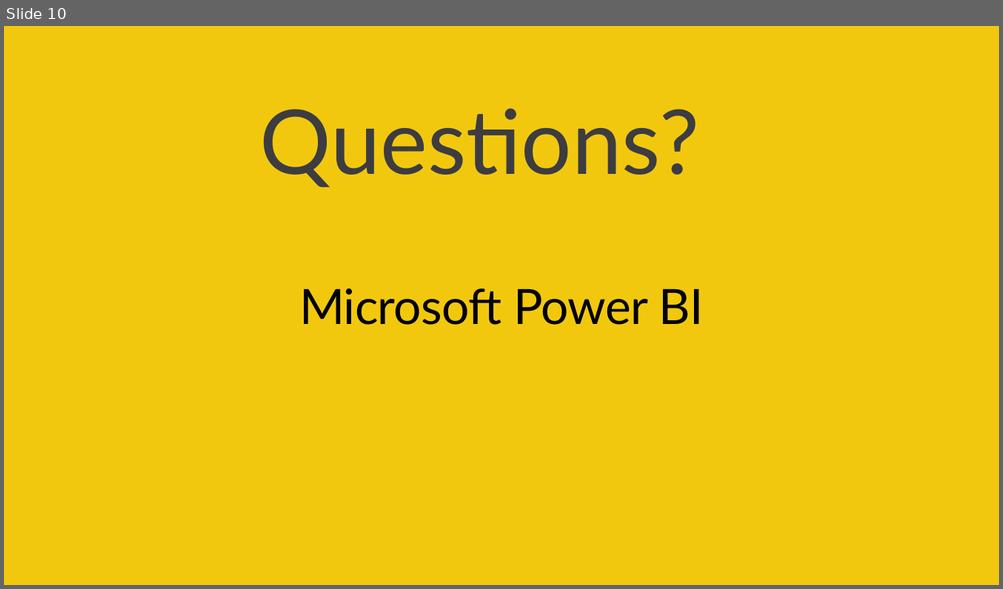
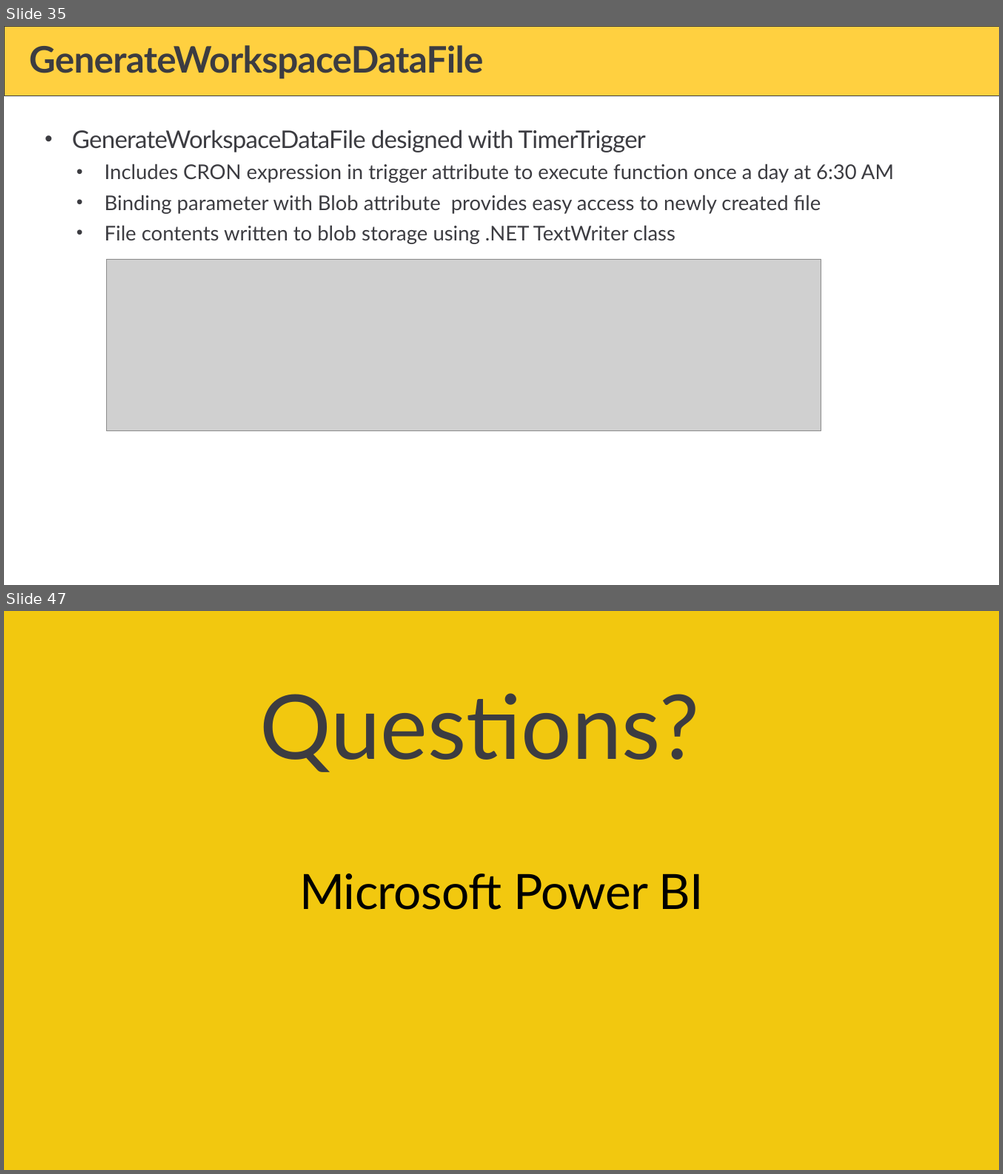
Before and after one commit to PowerBiDevCamp/Camp-Sessions, a slide deck: Session 23 - Developing for Power BI using Azure Functions.pptx. Shown one above the other, each under a label of ours: slide 10 before the commit, slides 35 and 47 after it; the slides between them are not shown. The pictures are 1003x589 and 1003x1174 pixels, drawn with LibreOffice and Linux fonts; fonts in the diff are those of the drawing; grey boxes stand for pictures; background and template pictures are left out. Boxes give left, top, right and bottom in pixels: in the first picture for what was removed or moved away, otherwise in the second. Text is boxed around its words. In the diff, an @@ line names an element or a change of style, - is before the commit and + after.

```diff
--- a/Session 23 - Developing for Power BI using Azure Functions.pptx
+++ b/Session 23 - Developing for Power BI using Azure Functions.pptx
@@ slide 35 added at (4,26,999,585), background #FFFFFF @@
@@ rectangle added at (4,26,999,96), fill #FFD040, outline #3C3C41 0.5 pt @@
@@ title added at (29,45,484,79), 36 pt, text #3C3C41, bold @@
+GenerateWorkspaceDataFile
@@ text added at (72,130,893,244), 20 pt, text #3C3C41 @@
+• GenerateWorkspaceDataFile designed with TimerTrigger
+  • Includes CRON expression in trigger attribute to execute function once a day at 6:30 AM
+  • Binding parameter with Blob attribute provides easy access to newly created file
+  • File contents written to blob storage using .NET TextWriter class
@@ picture added at (106,260,821,432) @@
@@ what was slide 10 is now slide 47 @@
```
Also in this commit, not shown: 3 slides changed, 40 other slides added, 4 slides removed, 2 other files.
